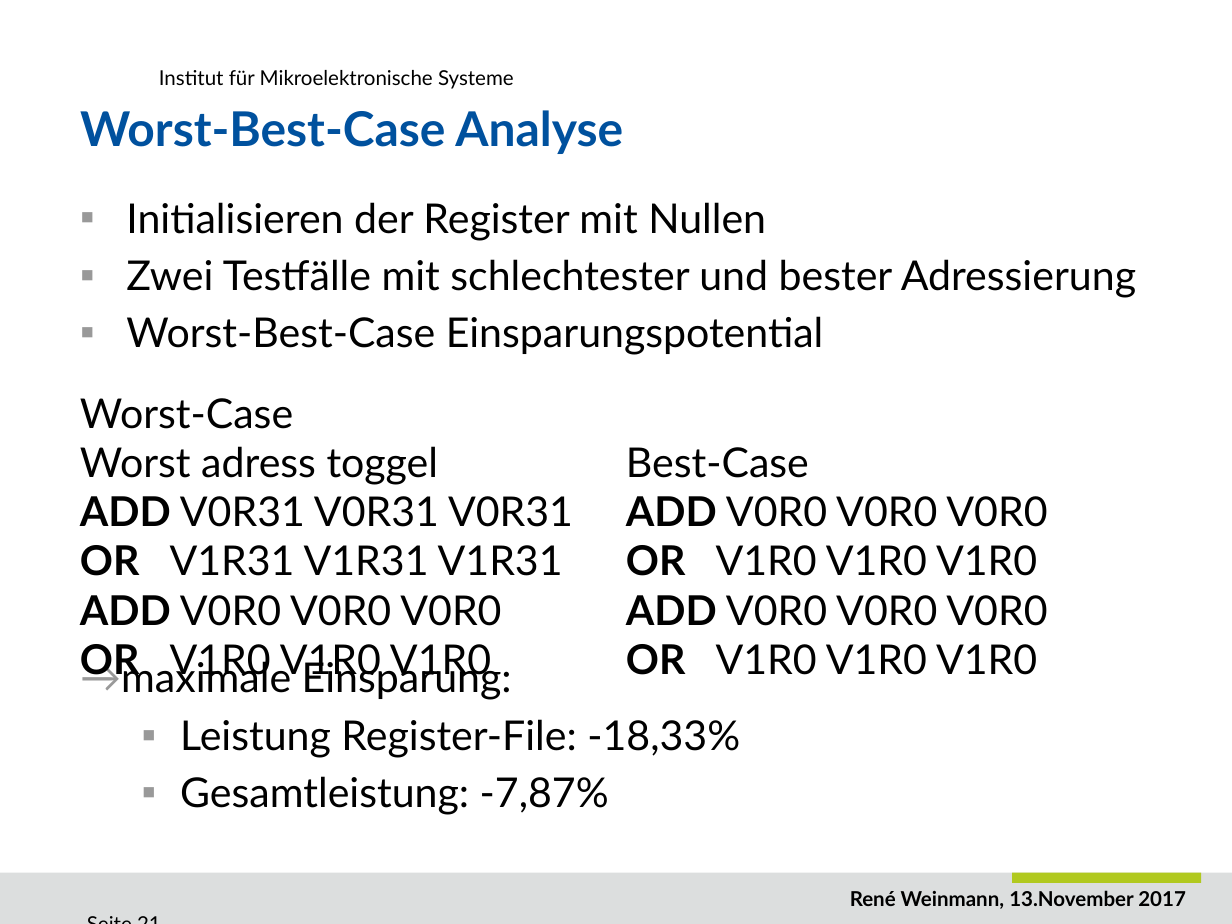
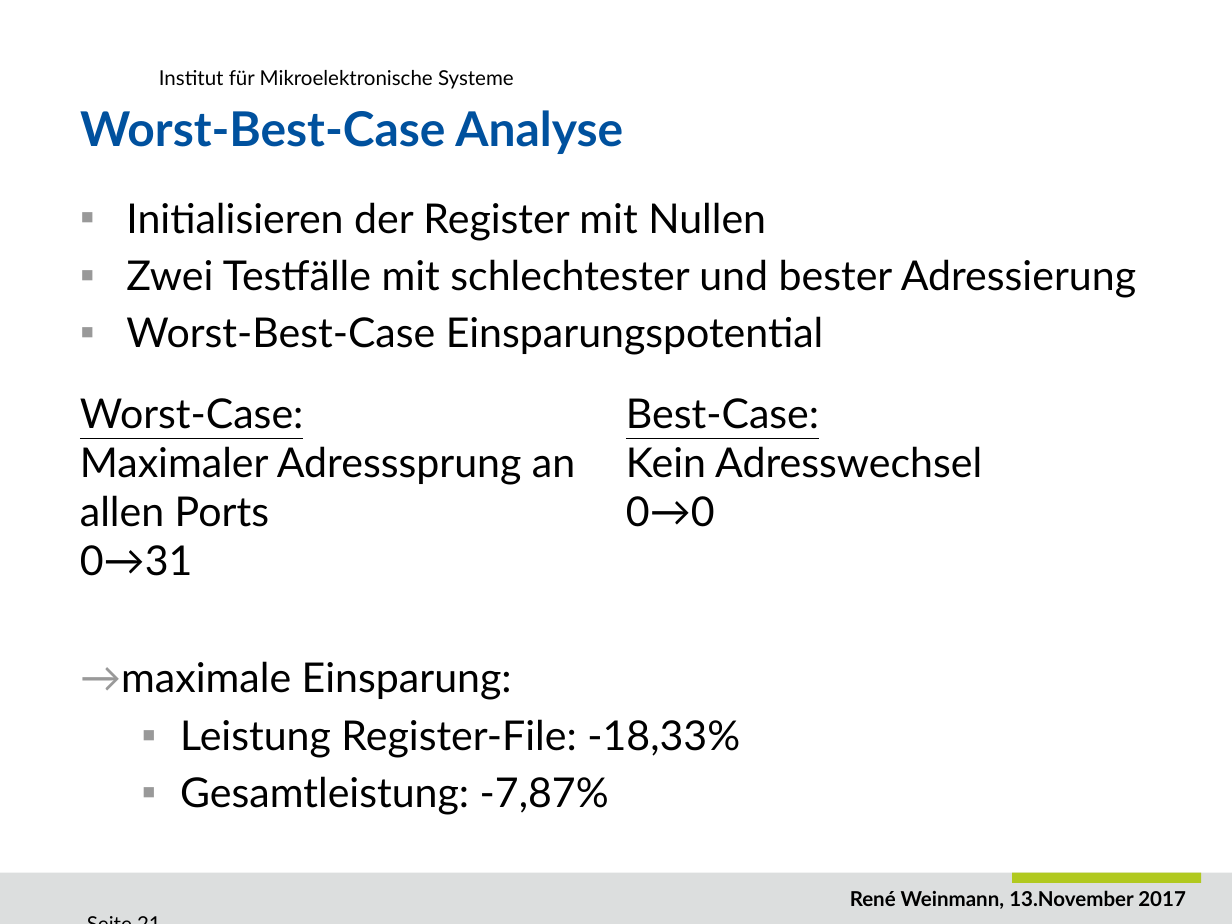
Before and after one commit to ReneWeinmann/Masterarbeit, a slide deck: slide 21 of Presentation_Rene_Weinmann.pptx. Drawn at 1232x924 pixels with LibreOffice and Linux fonts; fonts in the diff are those of the drawing; background and template pictures are left out. Boxes give left, top, right and bottom in pixels: in the first picture for what was removed or moved away, otherwise in the second. Text is boxed around its words. In the diff, an @@ line names an element or a change of style, - is before the commit and + after.

```diff
--- a/Presentation_Rene_Weinmann.pptx
+++ b/Presentation_Rene_Weinmann.pptx
@@ text at (x1=80, y1=398, x2=982, y2=576): text changed @@
-Worst-Case
-Worst adress toggel
-ADD V0R31 V0R31 V0R31
-OR V1R31 V1R31 V1R31
-ADD V0R0 V0R0 V0R0
-OR V1R0 V1R0 V1R0
-Best-Case
-ADD V0R0 V0R0 V0R0
-OR V1R0 V1R0 V1R0
-ADD V0R0 V0R0 V0R0
-OR V1R0 V1R0 V1R0
+Worst-Case:
+Maximaler Adresssprung an allen Ports
+0→31
+Best-Case:
+Kein Adresswechsel
+0→0
```
Also in this commit, not shown: 9 other slides changed, 6 other files.
